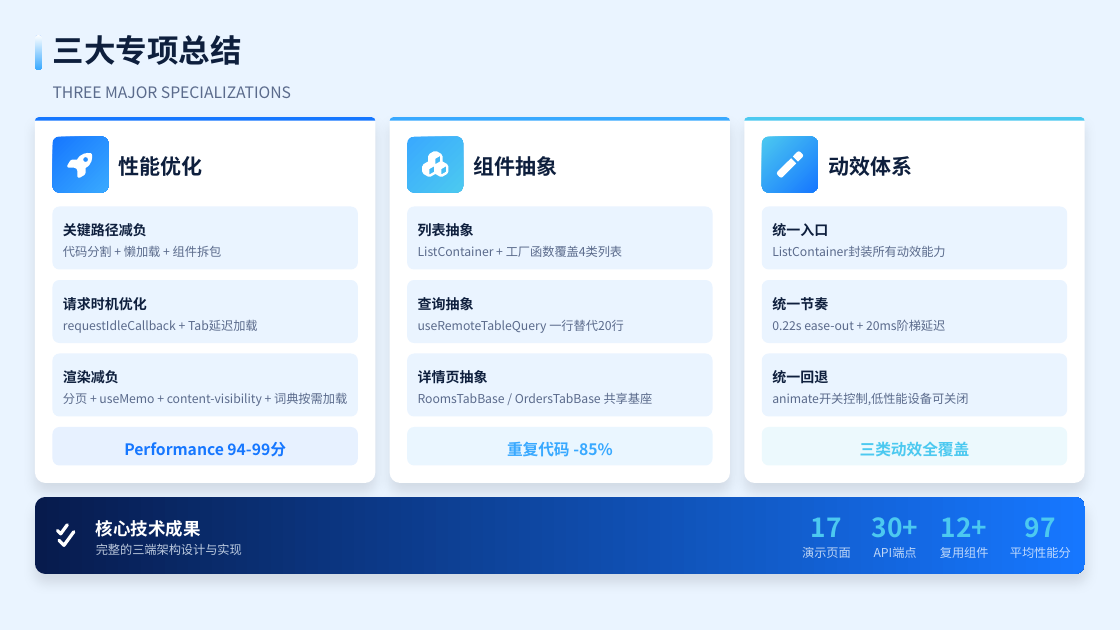
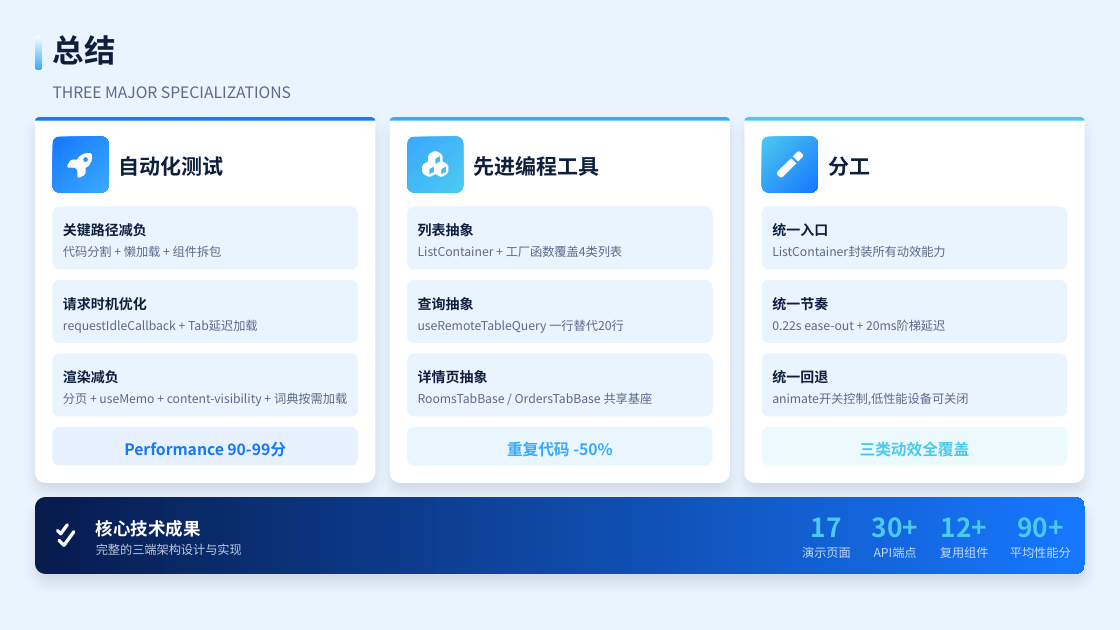
Before and after one commit to chendingya/EaseStay, a slide deck: slide 15 of docs/易宿酒店预订平台 - 三端架构设计与技术实现_修订版.pptx. Drawn at 1120x630 pixels with LibreOffice and Linux fonts; fonts in the diff are those of the drawing. Boxes give left, top, right and bottom in pixels: in the first picture for what was removed or moved away, otherwise in the second. Text is boxed around its words. In the diff, an @@ line names an element or a change of style, - is before the commit and + after.

```diff
--- a/docs/易宿酒店预订平台 - 三端架构设计与技术实现_修订版.pptx
+++ b/docs/易宿酒店预订平台 - 三端架构设计与技术实现_修订版.pptx
@@ text at box(53, 35, 116, 65): text changed @@
-三大专项总结
+总结
@@ text at box(119, 156, 224, 176): text changed @@
-性能优化
+自动化测试
@@ text at box(474, 156, 600, 176): text changed @@
-组件抽象
+先进编程工具
@@ text at box(828, 156, 870, 176): text changed @@
-动效体系
+分工
@@ text at box(124, 442, 286, 457): text changed @@
-Performance 94-99分
+Performance 90-99分
@@ text at box(507, 442, 612, 457): text changed @@
-重复代码 -85%
+重复代码 -50%
@@ text at box(1017, 517, 1064, 537): text changed @@
-97
+90+
```
Also in this commit, not shown: 11 other slides changed, 5 other files.
